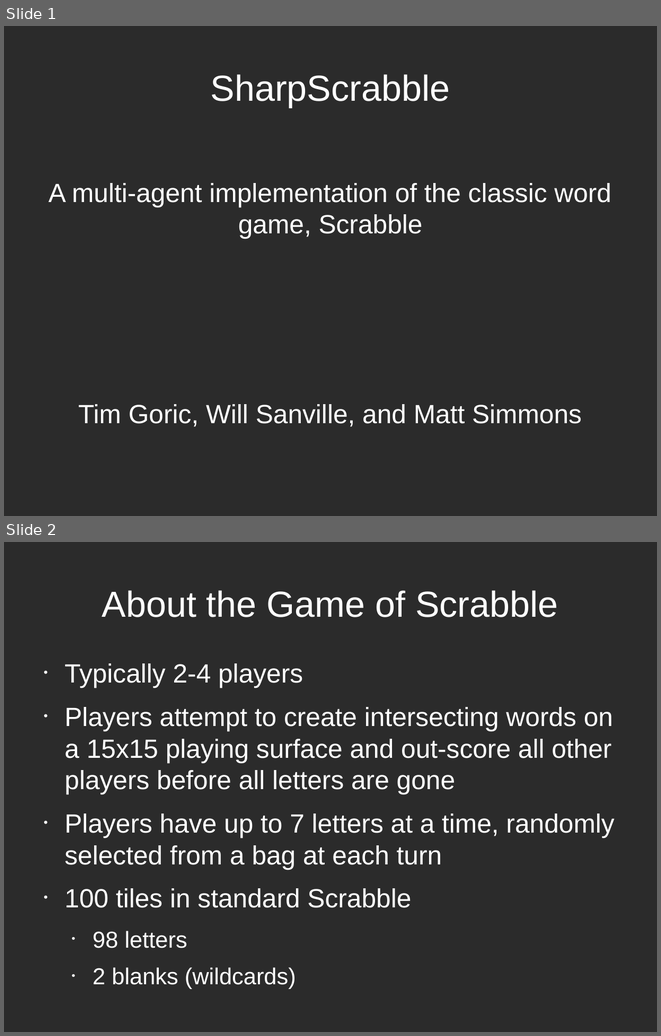
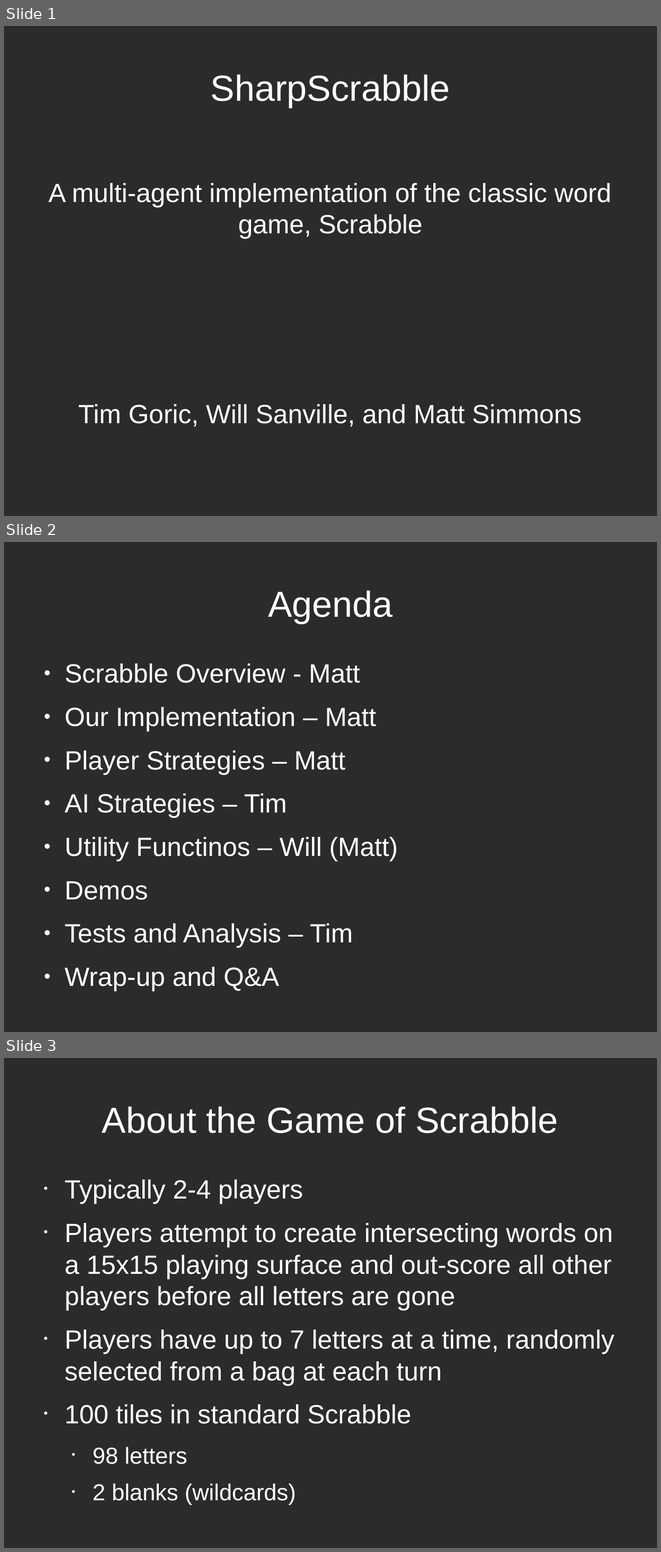
Before and after one commit to serenserifoglu/sharpscrabble, a slide deck: docs/SharpScrabble.odp. Shown one above the other, each under a label of ours: slides 1 and 2 before the commit, slides 1, 2 and 3 after it. The pictures are 661x1036 and 661x1552 pixels, drawn with LibreOffice and Linux fonts; fonts in the diff are those of the drawing; background and template pictures are left out; a plain dark background stands for a picture behind light text. Boxes give left, top, right and bottom in pixels: in the first picture for what was removed or moved away, otherwise in the second. Text is boxed around its words. In the diff, an @@ line names an element or a change of style, - is before the commit and + after.

```diff
--- a/docs/SharpScrabble.odp
+++ b/docs/SharpScrabble.odp
@@ slide 2 added at (4,542,657,1032), background picture (left out) @@
@@ title added at (268,590,392,623), 44 pt, text #FFFFFF @@
+Agenda
@@ text added at (64,663,398,990), 32 pt, text #FFFFFF @@
+● Scrabble Overview - Matt
+● Our Implementation – Matt
+● Player Strategies – Matt
+● AI Strategies – Tim
+● Utility Functinos – Will (Matt)
+● Demos
+● Tests and Analysis – Tim
+● Wrap-up and Q&A
@@ what was slide 2 is now slide 3 @@
```
Also in this commit, not shown: 1 other slide added.
